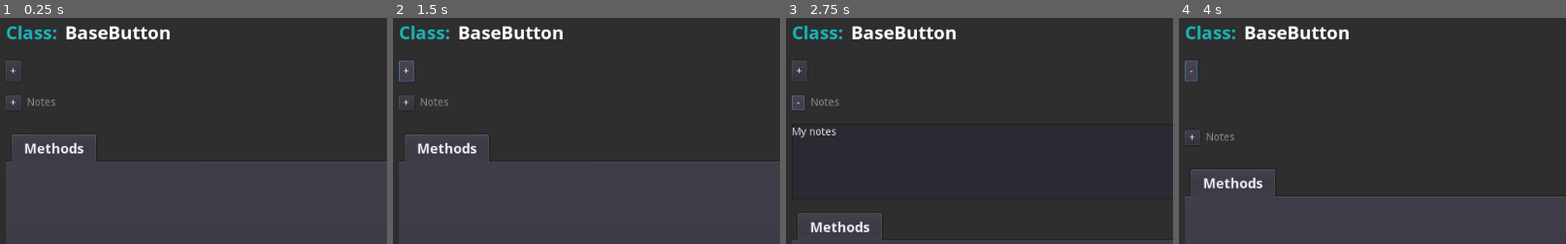
Above: before the commit, frames 1-4 (left to right).
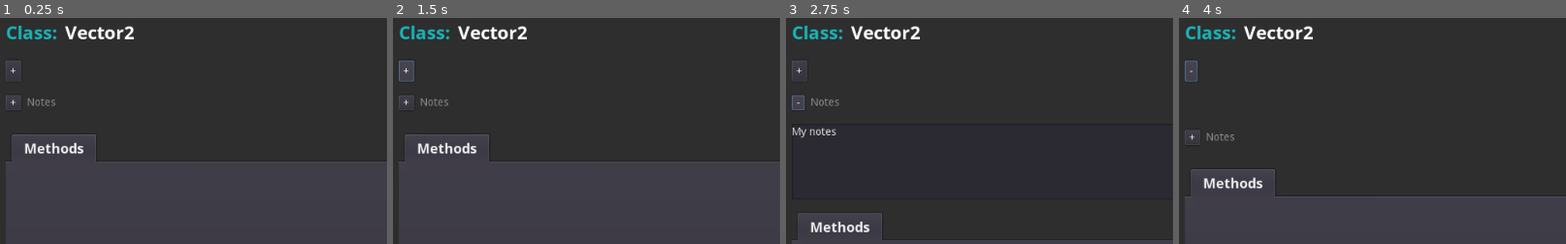
Above: after the commit, the same moments.

Repository: andrew-wilkes/godotbuddy.com
Game: Godot game, scene res://Test.tscn
The game is run twice, just before and just after one commit, with the same random seed, the same clock (stepped at 60 frames per second) and the same inputs. The project has no main scene, so this scene is started directly.
Inputs:
- Up to frame 1 (0.25 s): no input
- Up to frame 2 (1.5 s): click "+" at 0.5 s; click "-" at 1.25 s
- Up to frame 3 (2.75 s): click "+" at 2 s
- Up to frame 4 (4 s): click "-" at 2.75 s; click "+" at 3.5 s
The pictures show only the part of the screen within x 0-50%, y 1-51%; the shares and areas given below are measured in that part.

The runs differ from the first frame. In frame 1, 0.9% of the frame differs, in the area x 16-44%, y 3-10%; in frame 2, 0.9%; in frame 3, 0.9%; in frame 4, 0.9%.
Error before the commit: Invalid get index 'BaseButton' (on base: 'Dictionary'). (res://ClassDetails.gd:259)
Error after the commit: Invalid get index 'Vector2' (on base: 'Dictionary'). (res://ClassDetails.gd:269)

Commit message:
Add base method anchor keys

Diff:
--- a/apps/desktop/ClassDetails.gd
+++ b/apps/desktop/ClassDetails.gd
@@ -18,6 +18,7 @@
 	"tutorials",
 	"theme_items",
 ]
+var current_tab_list = []
 var tabs
 var anchors = {}
 var anchor_map = {
@@ -42,9 +43,10 @@
 	#update_content("CollisionObject2D")
 	#update_content("File")
 	#update_content("String")
-	update_content("BaseButton")
+	#update_content("BaseButton")
 	#update_content("Array")
 	#update_content("bool")
+	update_content("Vector2")
 
 
 func update_content(cname, new = true):
@@ -68,12 +70,16 @@
 
 	# Set up tabs
 	anchors = {}
+	current_tab_list = []
 	var remove = false
 	for tab in tabs.get_children():
 		if remove:
 			# Avoid problem of duplicate names
 			tab.name = "x"
 			tab.queue_free()
+		else:
+			tab.scroll_to_line(0) # Reset 1st tab's scroll position
+			tabs.set_current_tab(0) # Switch to first tab
 		remove = true
 	var add = false
 	var tab = tabs.get_child(0)
@@ -82,6 +88,7 @@
 			if add:
 				tab = tab.duplicate()
 				tabs.add_child(tab)
+			current_tab_list.append(key)
 			tab.name = key.capitalize()
 			add = true
 			add_items_to_tab(key, tab, info[key])
@@ -111,6 +118,9 @@
 			content.append("Method Descriptions\n")
 			line_number += 4
 			for description_group in description_groups:
+				# Add base method anchor point
+				add_anchor(tab, prop, "%s" % [description_group[0]], line_number)
+				# Add descriptions and idexed anchor points
 				var idx = 0
 				for d in description_group[1]:
 					add_anchor(tab, prop, "%s%d" % [description_group[0], idx], line_number)
@@ -403,7 +413,7 @@
 		# goto tab and specific item
 		var tab_name = anchor_map[ url[0] ] # url[0] == "method" for example
 		var target = anchors[tab_name][ url[1] ] # url[1] == name of the method for example
-		tabs.set_current_tab(tab_list.find(tab_name))
+		tabs.set_current_tab(current_tab_list.find(tab_name))
 		$SC.scroll_vertical = 0
 		target.tab.scroll_to_line(target.line)
 	else:
